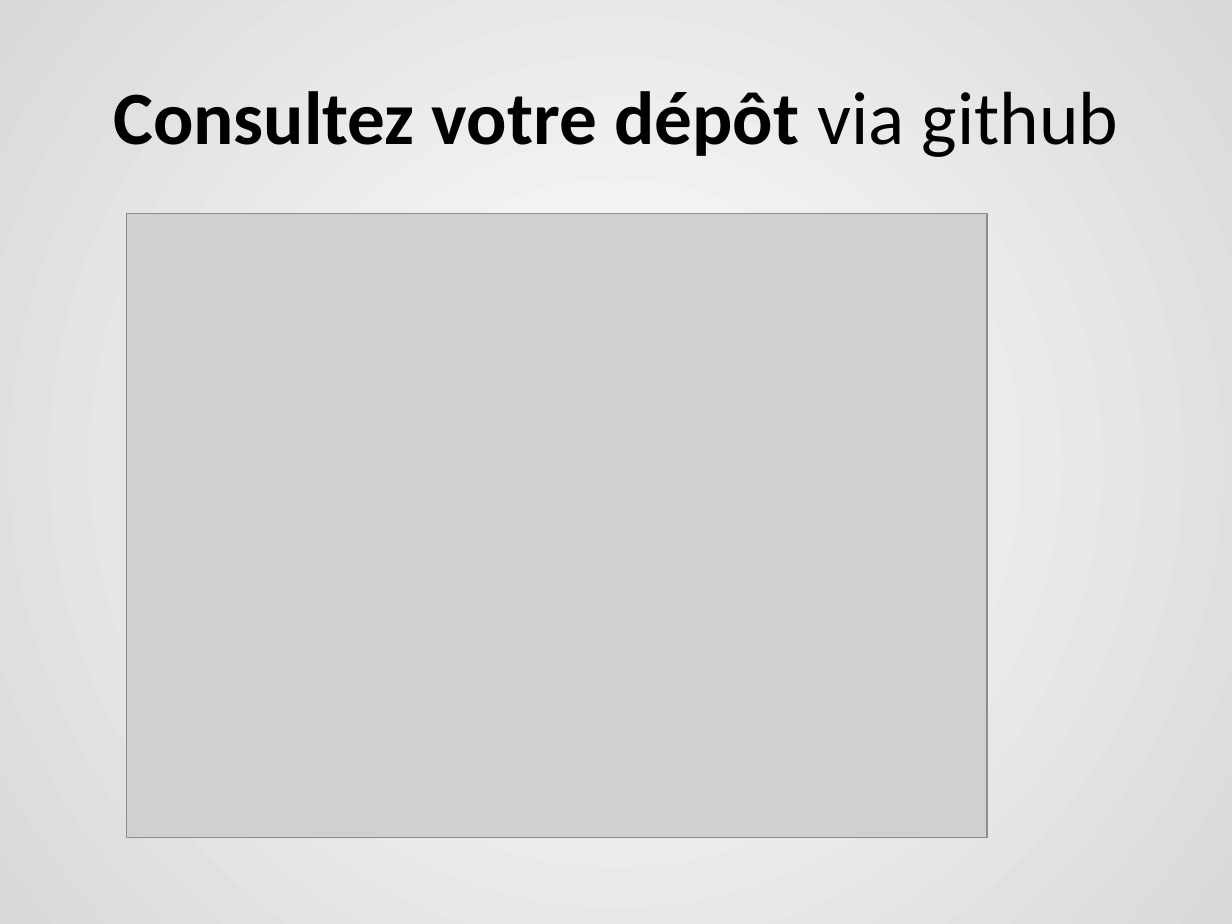
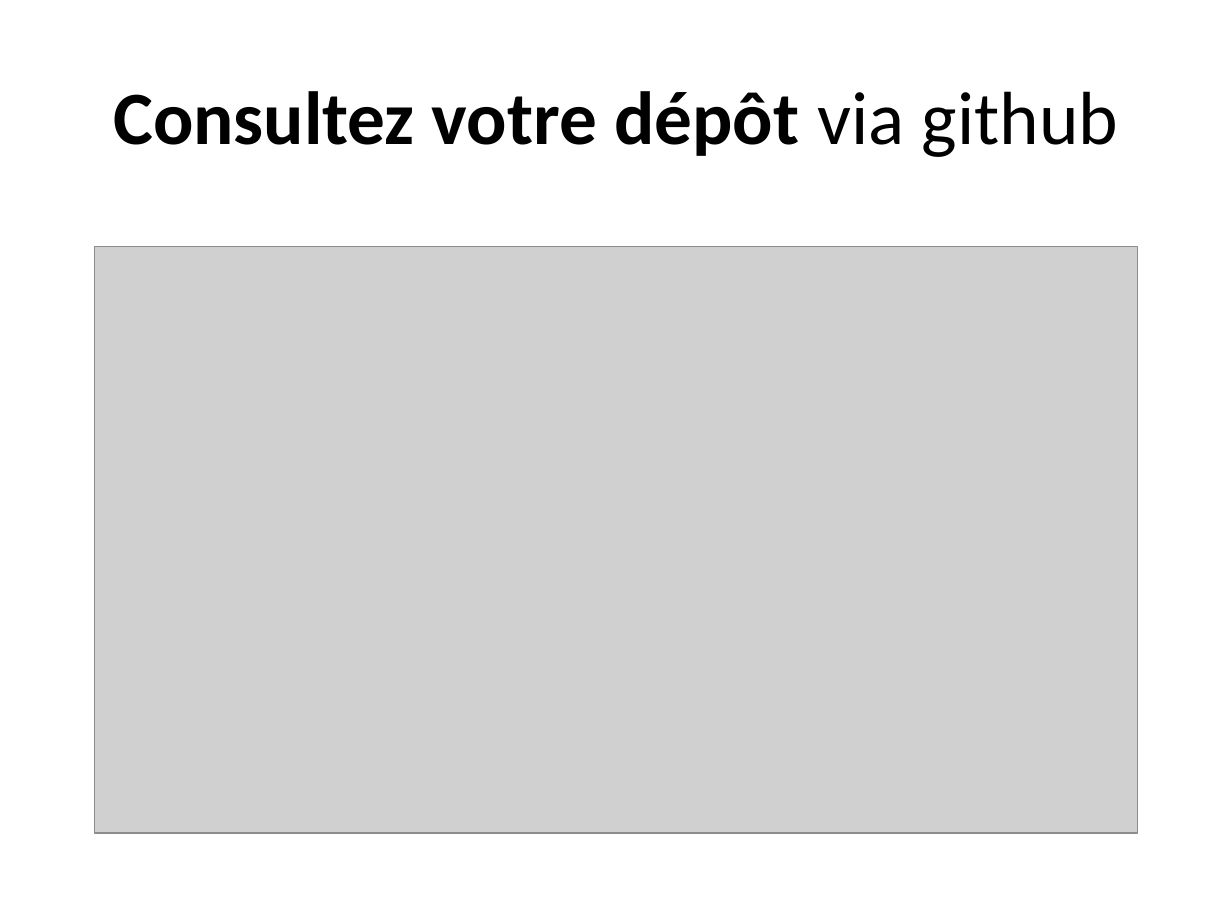
Before and after one commit to berradais/light-dna-2020-2021, a slide deck: slide 34 of 1-Environment/Lab/3.burger_lab.pptx (slide 37 before the commit). Drawn at 1232x924 pixels with LibreOffice and Linux fonts; fonts in the diff are those of the drawing; grey boxes stand for pictures. Boxes give left, top, right and bottom in pixels: in the first picture for what was removed or moved away, otherwise in the second. Text is boxed around its words. In the diff, an @@ line names an element or a change of style, - is before the commit and + after.

```diff
--- a/1-Environment/Lab/3.burger_lab.pptx
+++ b/1-Environment/Lab/3.burger_lab.pptx
@@ background gradient #FFFFFF to #D9D9D9 to #FFFFFF @@
@@ picture: place and size @@
-picture at [126, 213, 987, 838]
+picture at [95, 246, 1138, 833]
```
Also in this commit, not shown: 37 other slides changed, 5 slides removed, 20 other files.
